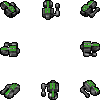
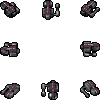
Revision of a layered (100, 100) image; what changed, layer by layer:
added layer "Copie de Calque" (color) above "Calque" over [1, 1, 99, 97]
hid "Calque" over [1, 1, 99, 97]
